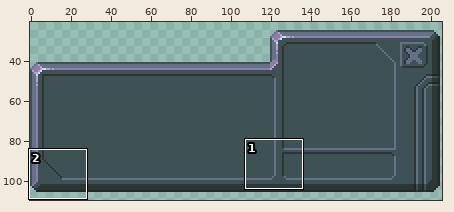
Edited in one commit: pixel-art file (assets/ui/ui_split.aseprite). The first picture is a wide view before the edit; the outline marks the close-up.
Close-up. Before:
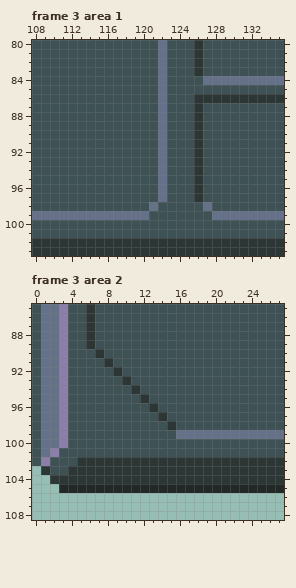
206x130 pixels, 5 frames. Shown: frame 3 area 1: x 108..135, y 80..103; frame 3 area 2: x 0..27, y 85..108. The wide view leaves out empty margins. The commit also changed other frames or places, which this record leaves out.
After:
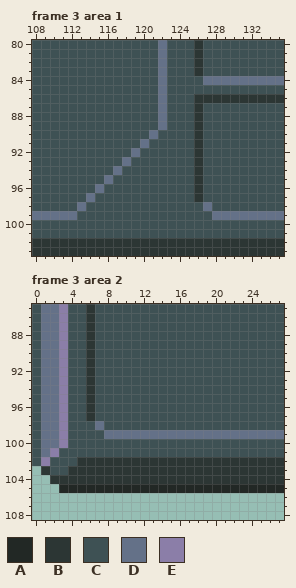
Palette (. is transparent): A #222825  B #2c3634  C #3e5154  D #647188  E #8b7ea8
Difference:
Frame 3 area 1, layer "Base":
y 90: x 121..122 CD -> DC
y 91: x 120 C -> D; x 122 D -> C
y 92: x 119 C -> D; x 122 D -> C
y 93: x 118 C -> D; x 122 D -> C
y 94: x 117 C -> D; x 122 D -> C
y 95: x 116 C -> D; x 122 D -> C
y 96: x 115 C -> D; x 122 D -> C
y 97: x 114 C -> D; x 122 D -> C
y 98: x 113 C -> D; x 121 D -> C
y 99: x 113..120 DDDDDDDD -> CCCCCCCC
Frame 3 area 2, layer "Base":
y 90: x 6..7 CB -> BC
y 91: x 6 C -> B; x 8 B -> C
y 92: x 6 C -> B; x 9 B -> C
y 93: x 6 C -> B; x 10 B -> C
y 94: x 6 C -> B; x 11 B -> C
y 95: x 6 C -> B; x 12 B -> C
y 96: x 6 C -> B; x 13 B -> C
y 97: x 6 C -> B; x 14 B -> C
y 98: x 7 C -> D; x 15 B -> C
y 99: x 8..15 CCCCCCCC -> DDDDDDDD
Where, in picture pixels (left, top, right, bottom), the same in both close-ups:
changed: (77, 130, 167, 220)
changed: (86, 349, 176, 439)
